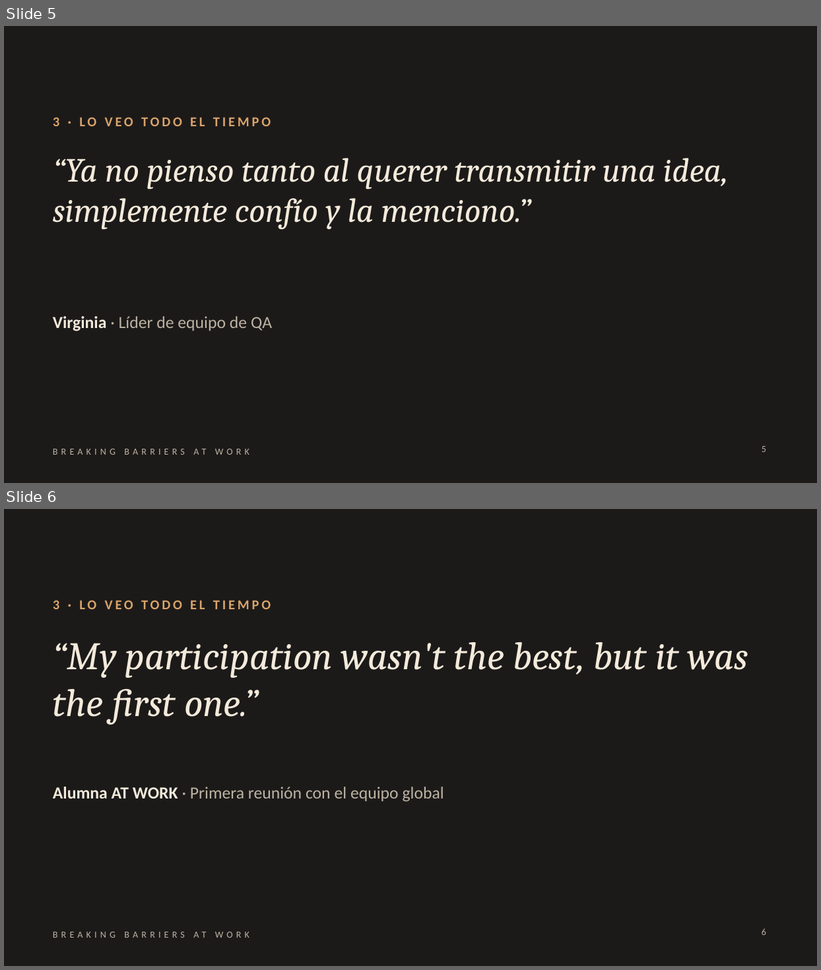
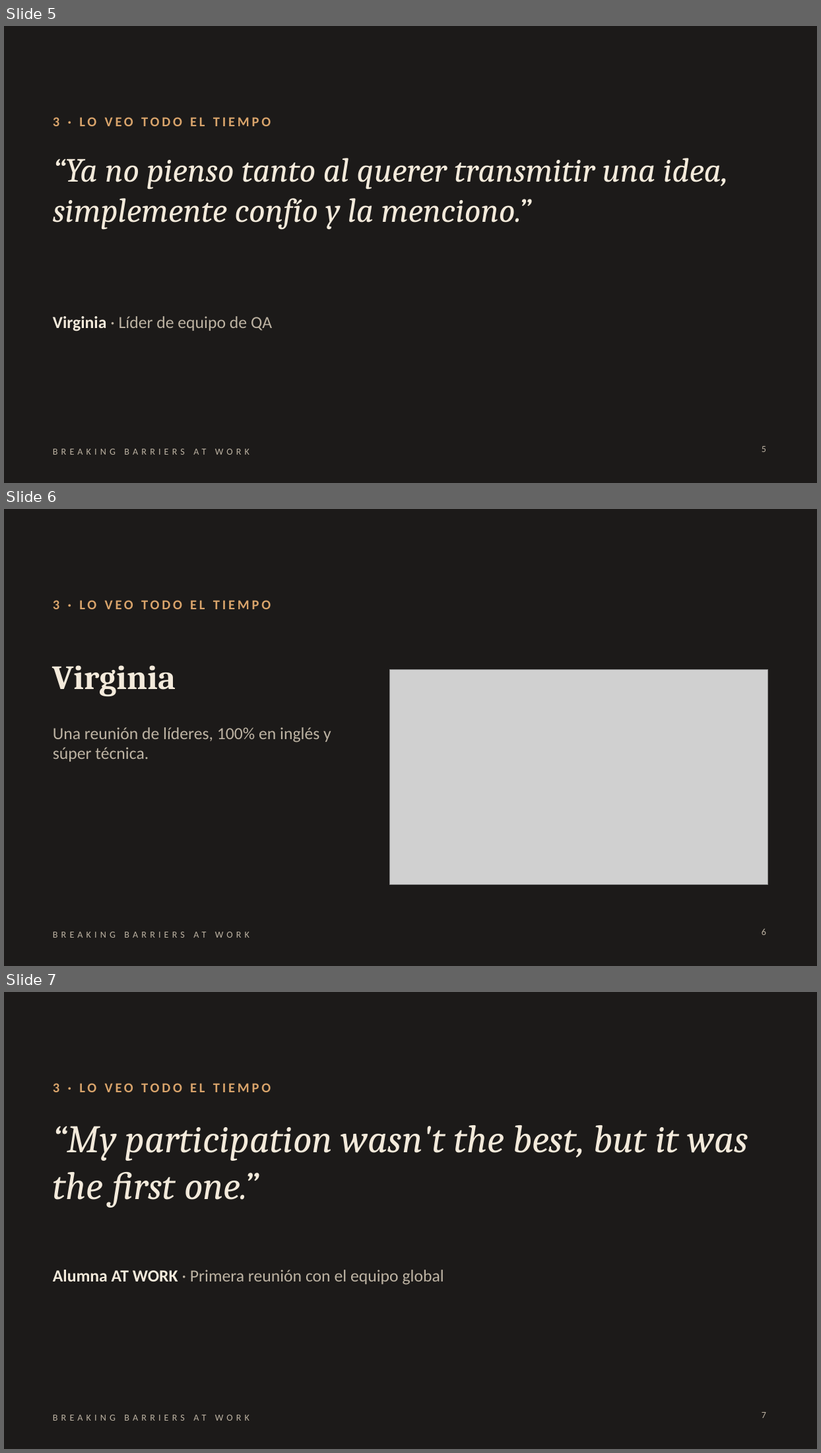
Before and after one commit to florenciapersico-ctrl/brakingbarriersatwork, a slide deck: contenido/vsl/Placas_VSL_AT_WORK_@ysi_speakenglish.pptx. Shown one above the other, each under a label of ours: slides 5 and 6 before the commit, slides 5, 6 and 7 after it. The pictures are 821x970 and 821x1453 pixels, drawn with LibreOffice and Linux fonts; fonts in the diff are those of the drawing; grey boxes stand for pictures. Boxes give left, top, right and bottom in pixels: in the first picture for what was removed or moved away, otherwise in the second. Text is boxed around its words. In the diff, an @@ line names an element or a change of style, - is before the commit and + after.

```diff
--- a/contenido/vsl/Placas_VSL_AT_WORK_@ysi_speakenglish.pptx
+++ b/contenido/vsl/Placas_VSL_AT_WORK_@ysi_speakenglish.pptx
@@ slide 6 added at [4,509,817,966], background #1C1A19; not listed: 1 template element that a slide beside it also shows @@
@@ text added at [53,600,271,609], 16 pt, text #D9A46B, bold @@
+3 · LO VEO TODO EL TIEMPO
@@ text added at [53,665,176,696], 40 pt, text #F3EADB, bold @@
+Virginia
@@ picture added at [390,669,768,885] @@
@@ text added at [53,727,331,762], 20 pt, text #BDB3A3 @@
+Una reunión de líderes, 100% en inglés y súper técnica.
@@ page number added at [762,929,766,935], 11 pt, text #BDB3A3 @@
+6
@@ what was slide 6 is now slide 7 @@
@@ page number at [762,1412,766,1418]: text changed @@
-6
+7
```
Also in this commit, not shown: 6 other slides added, 2 other files.
